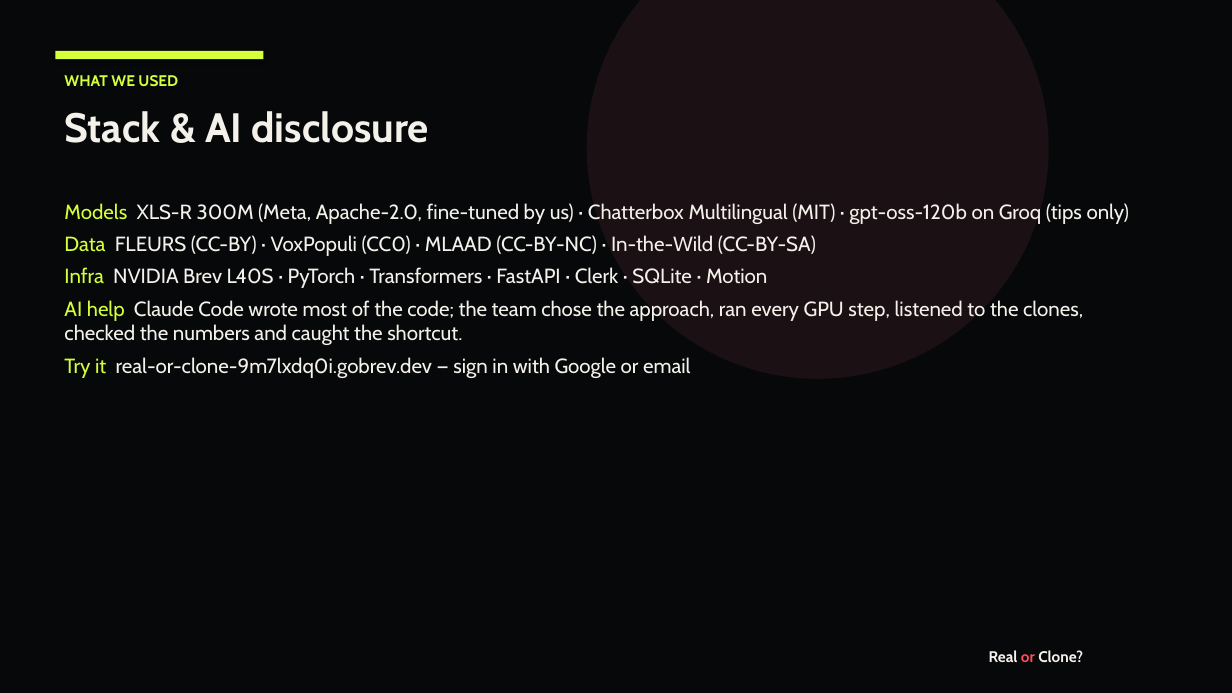
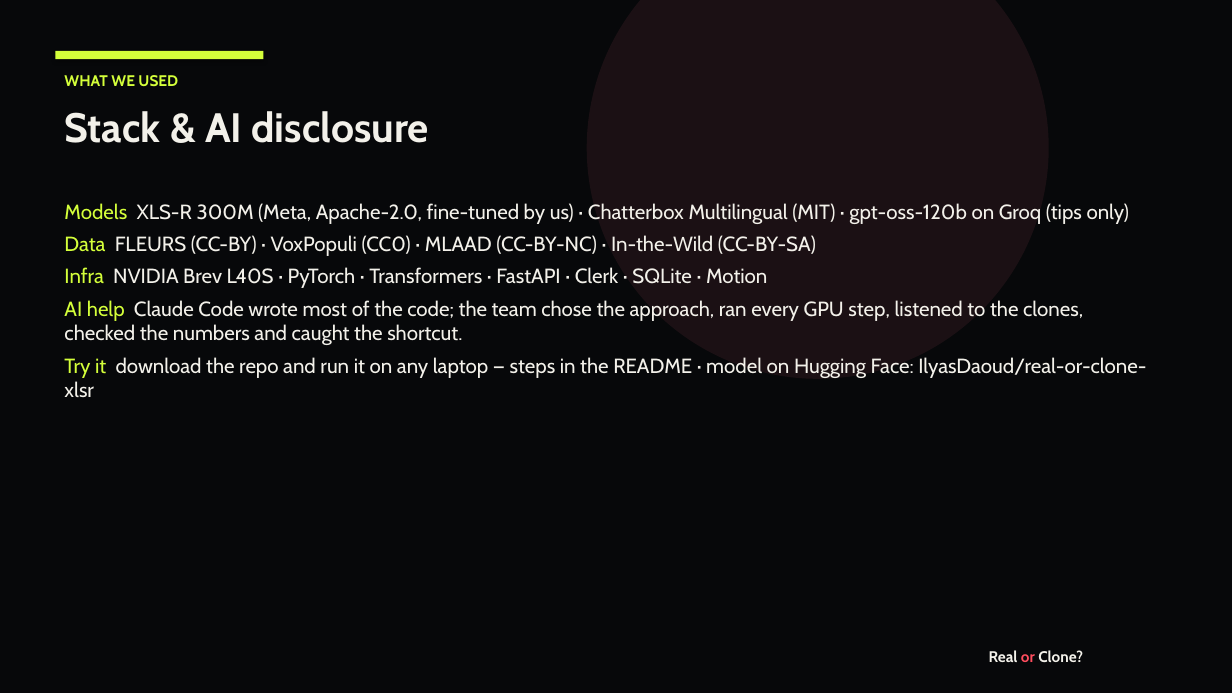
Before and after one commit to ilyasdaoudrma/real-or-clone, a slide deck: slide 10 of docs/Real-or-Clone.pptx. Drawn at 1232x693 pixels with LibreOffice and Linux fonts; fonts in the diff are those of the drawing. Boxes give left, top, right and bottom in pixels: in the first picture for what was removed or moved away, otherwise in the second. Text is boxed around its words. In the diff, an @@ line names an element or a change of style, - is before the commit and + after.

```diff
--- a/docs/Real-or-Clone.pptx
+++ b/docs/Real-or-Clone.pptx
@@ text at [64, 357, 1146, 397]: text changed @@
-Try it real-or-clone-9m7lxdq0i.gobrev.dev — sign in with Google or email
+Try it download the repo and run it on any laptop — steps in the README · model on Hugging Face: IlyasDaoud/real-or-clone-xlsr
```
Also in this commit, not shown: 3 other slides changed, 13 other files.
